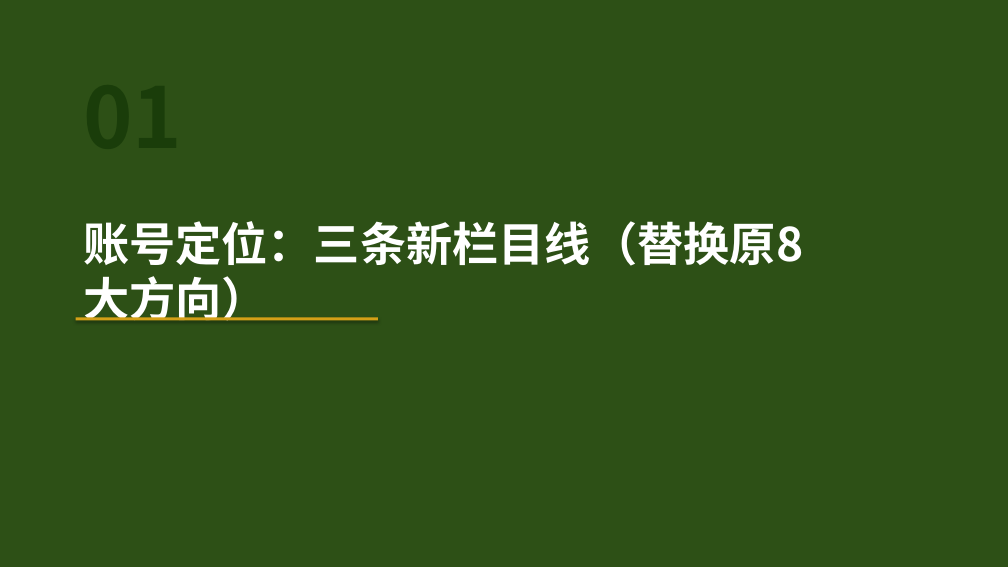
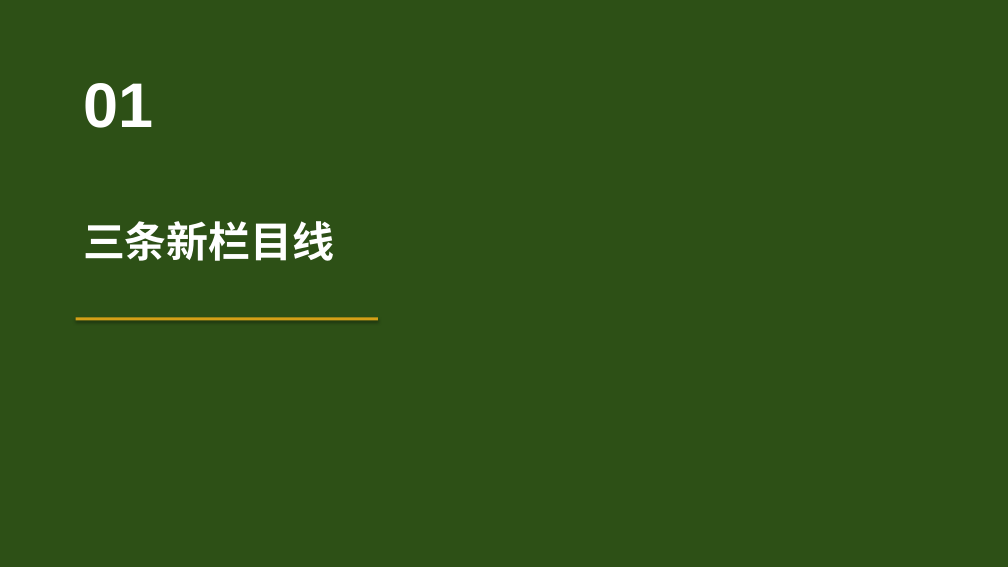
Before and after one commit to 975801846-star/workspace-outputs, a slide deck: slide 4 of tunjunying/plan_v2.pptx. Drawn at 1008x567 pixels with LibreOffice and Linux fonts; fonts in the diff are those of the drawing. Boxes give left, top, right and bottom in pixels: in the first picture for what was removed or moved away, otherwise in the second. Text is boxed around its words. In the diff, an @@ line names an element or a change of style, - is before the commit and + after.

```diff
--- a/tunjunying/plan_v2.pptx
+++ b/tunjunying/plan_v2.pptx
@@ text added at bbox=[83, 83, 153, 128], 60 pt, text #FFFFFF, bold @@
+01
@@ text at bbox=[83, 221, 335, 261]: text changed; size 44 to 40 pt; font Noto Sans CJK SC to Arial @@
-账号定位：三条新栏目线（替换原8大方向）
+三条新栏目线
```
Also in this commit, not shown: 26 other slides changed, 1 slide added, 1 slide removed, 1 other file.
